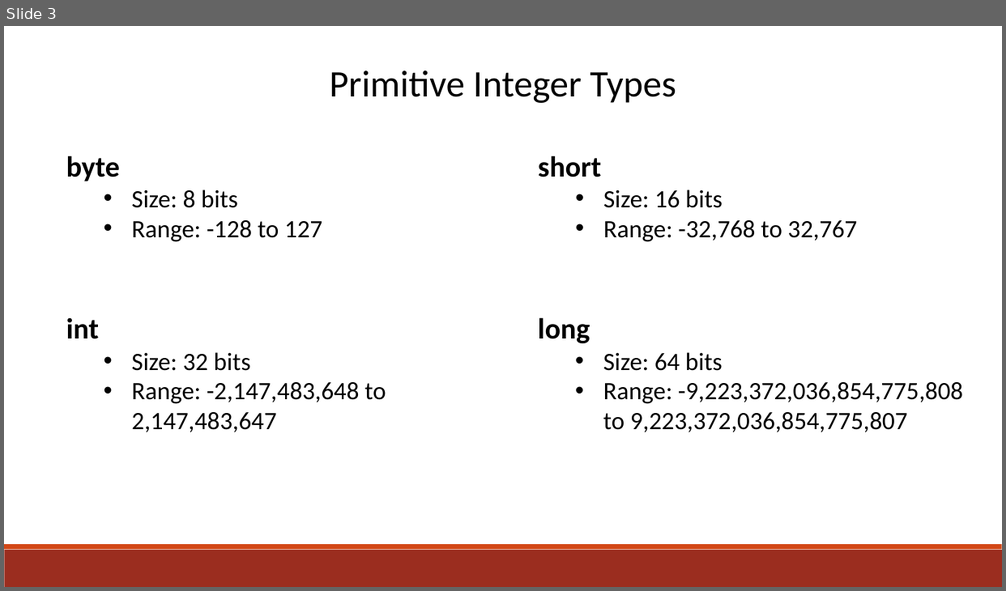
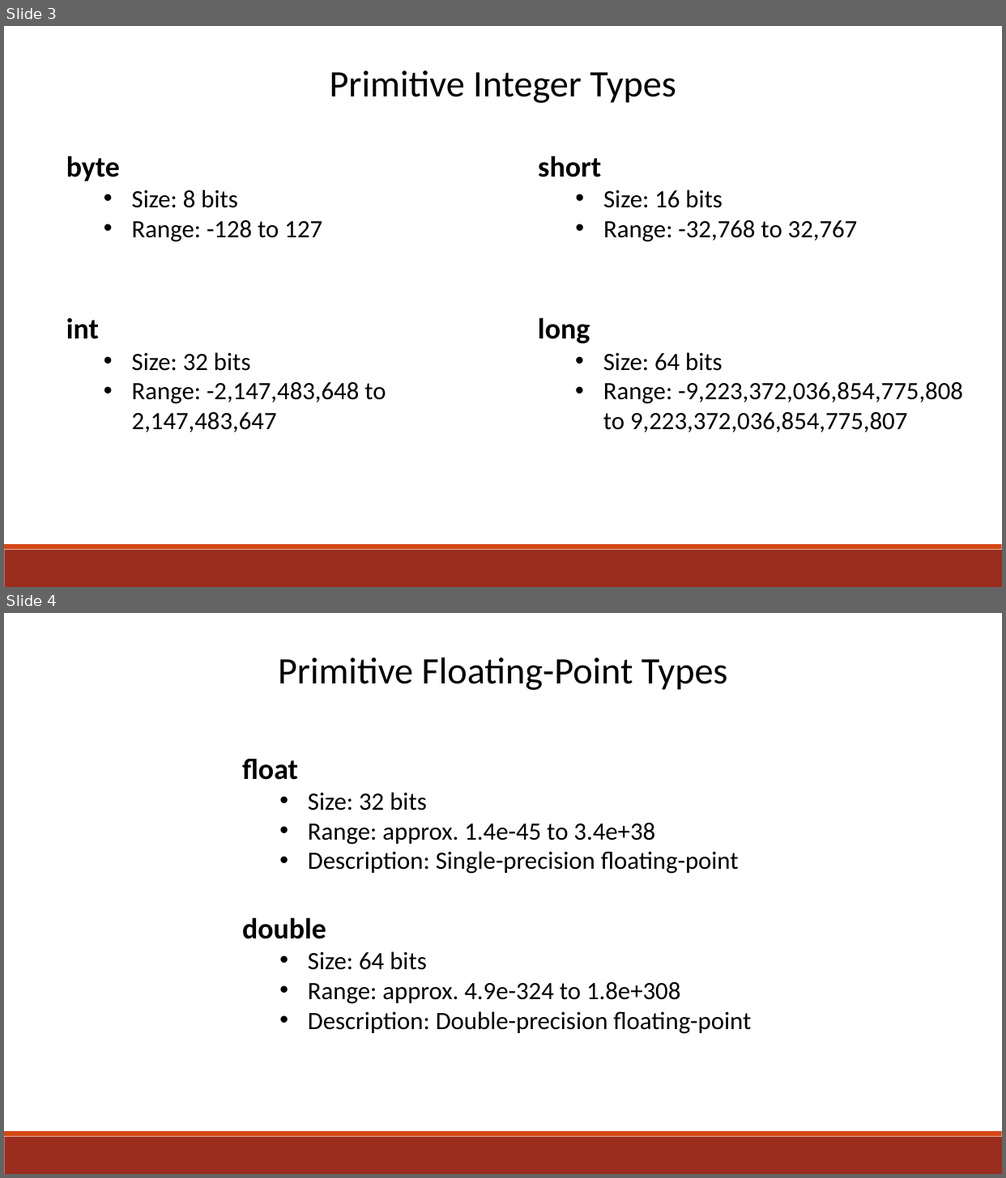
Before and after one commit to Ramin2005/Java-Advanced-Programming, a slide deck: Data Structures/Data Structures.PPTX. Shown one above the other, each under a label of ours: slide 3 before the commit, slides 3 and 4 after it. The pictures are 1006x591 and 1006x1178 pixels, drawn with LibreOffice and Linux fonts; fonts in the diff are those of the drawing. Boxes give left, top, right and bottom in pixels: in the first picture for what was removed or moved away, otherwise in the second. Text is boxed around its words. In the diff, an @@ line names an element or a change of style, - is before the commit and + after.

```diff
--- a/Data Structures/Data Structures.PPTX
+++ b/Data Structures/Data Structures.PPTX
@@ slide 4 added at <box>4,613,1002,1174</box>, background #FFFFFF; not listed: 2 template elements that a slide beside it also shows @@
@@ text added at <box>278,658,728,690</box>, 36 pt, text #000000 @@
+Primitive Floating-Point Types
@@ text added at <box>242,759,751,1034</box>, 24 pt, text #000000 @@
+float
+  • Size: 32 bits
+  • Range: approx. 1.4e-45 to 3.4e+38
+  • Description: Single-precision floating-point
+double
+  • Size: 64 bits
+  • Range: approx. 4.9e-324 to 1.8e+308
+  • Description: Double-precision floating-point
```
Also in this commit, not shown: 3 other slides added, 1 slide removed, 1 other file.
